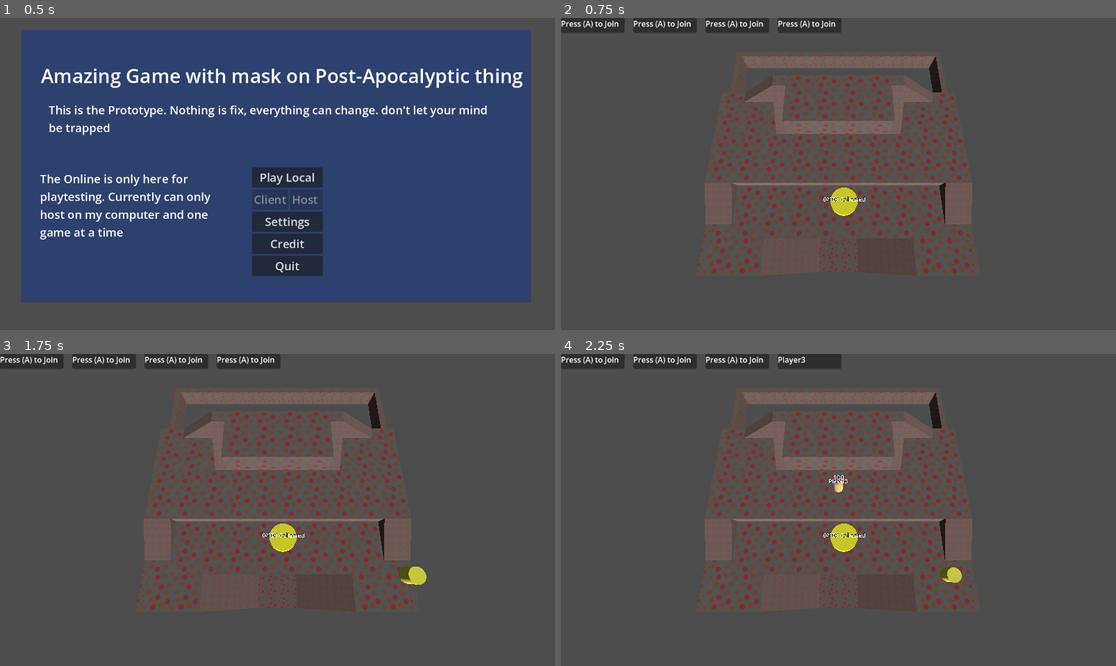
Above: before the commit, frames 1-4 (two rows, left to right).
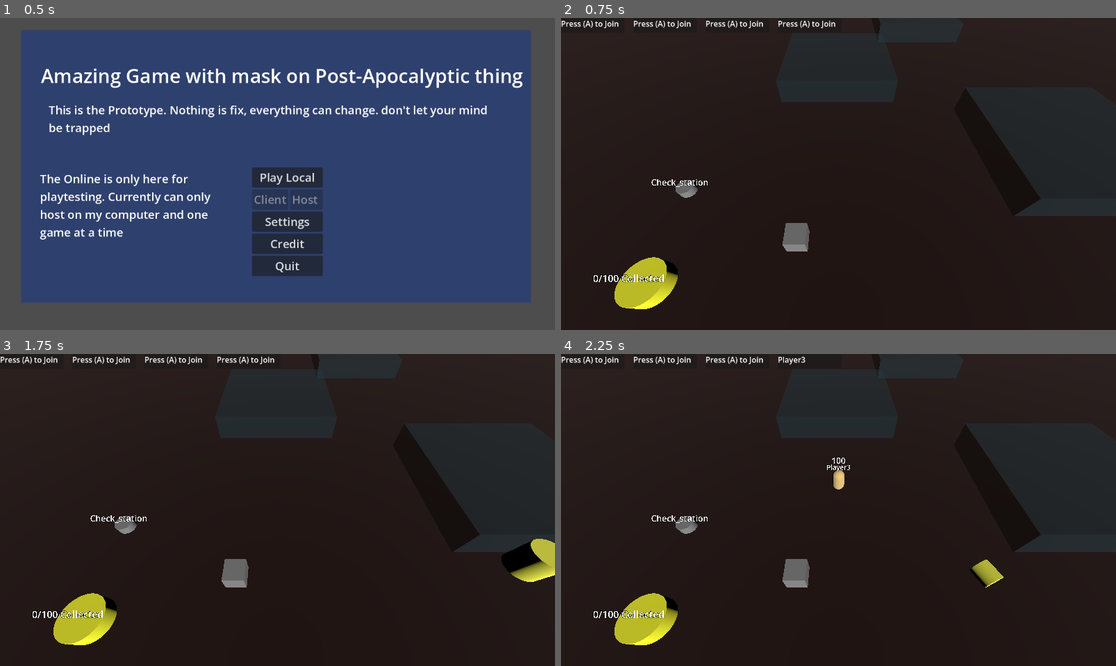
Above: after the commit, the same moments.

Repository: icvara/GGJ26
Game: Godot game, scene res://Menu/Landing_menu.tscn
The game is run twice, just before and just after one commit, with the same random seed, the same clock (stepped at 60 frames per second) and the same inputs.
Inputs:
- Up to frame 1 (0.5 s): no input
- Up to frame 2 (0.75 s): click "Play Local" at 0.5 s
- Up to frame 3 (1.75 s): tap A (move_left) at 1.25 s; hold D (move_right) from 1.28 s (still down); tap Space (action, bound only after the commit) at 1.35 s
- Up to frame 4 (2.25 s): tap A (move_left) at 2 s; release D (move_right) at 2.03 s; hold S (move_down) from 2.03 s (still down); tap Enter (join_game) at 2.1 s

Frame 1 is identical in both runs. In frame 2, 97% of the frame differs, in the area x 0-100%, y 0-100%; in frame 3, 97%; in frame 4, 97%.

Commit message:
add fog, add action kill, add checkup status, change death

Diff:
--- a/godot-ggj-26/Infection/infection.gd
+++ b/godot-ggj-26/Infection/infection.gd
@@ -2,27 +2,26 @@
 
 var probability = 0.5
 var infection_state = 0
-var max_infection = 10
+var max_infection = 5
 
 var player: Node3D
 
 
 func _process(delta: float) -> void:
 	if player:
-		infection_state += delta
-		progress_infection()
-		if infection_state > max_infection:
-			player.Die()
+		if !player.isDead:
+			infection_state += delta
+			progress_infection()
+			if infection_state > max_infection:
+				player.Die()
 
 
 func infect_player(p):
-	if randf() < probability:
 		player = p
 		var mesh := player.get_node("MeshInstance3D")
 		var mat = mesh.get_active_material(0)
 		mat.albedo_color.g = 0
-		return true
-	return false
+
 
 func progress_infection():
 	var mesh := player.get_node("MeshInstance3D")
--- /dev/null
+++ b/godot-ggj-26/Maps/test_map.tscn
@@ -0,0 +1,22 @@
+[gd_scene format=3 uid="uid://c3tbtpdw4sfmm"]
+
+[sub_resource type="PlaneMesh" id="PlaneMesh_podvm"]
+size = Vector2(100, 100)
+
+[sub_resource type="StandardMaterial3D" id="StandardMaterial3D_nxrqf"]
+albedo_color = Color(0.14316583, 0.044463843, 0.00080540194, 1)
+
+[sub_resource type="ConcavePolygonShape3D" id="ConcavePolygonShape3D_podvm"]
+data = PackedVector3Array(50, 0, 50, -50, 0, 50, 50, 0, -50, -50, 0, 50, -50, 0, -50, 50, 0, -50)
+
+[node name="Test_map" type="Node3D" unique_id=595271426]
+
+[node name="StaticBody3D" type="StaticBody3D" parent="." unique_id=1349875023]
+
+[node name="MeshInstance3D" type="MeshInstance3D" parent="StaticBody3D" unique_id=1500568993]
+mesh = SubResource("PlaneMesh_podvm")
+skeleton = NodePath("../..")
+surface_material_override/0 = SubResource("StandardMaterial3D_nxrqf")
+
+[node name="CollisionShape3D" type="CollisionShape3D" parent="StaticBody3D" unique_id=1238052260]
+shape = SubResource("ConcavePolygonShape3D_podvm")
--- a/godot-ggj-26/Maps/world_map_v_2.tscn
+++ b/godot-ggj-26/Maps/world_map_v_2.tscn
@@ -135,6 +135,14 @@
 [sub_resource type="ConcavePolygonShape3D" id="ConcavePolygonShape3D_105xe"]
 data = PackedVector3Array(-15, 5, 0.5, 15, 5, 0.5, -15, -5, 0.5, 15, 5, 0.5, 15, -5, 0.5, -15, -5, 0.5, 15, 5, -0.5, -1 …(392 unchanged characters)…
 
+[sub_resource type="Sky" id="Sky_ykeeq"]
+
+[sub_resource type="Environment" id="Environment_apte6"]
+sky = SubResource("Sky_ykeeq")
+ambient_light_color = Color(2.4065375e-07, 0, 0.60809505, 1)
+ambient_light_energy = 5.0
+volumetric_fog_enabled = true
+
 [node name="World_map_v2" type="Node3D" unique_id=1930803997]
 
 [node name="Ground" type="Node3D" parent="." unique_id=1267887516]
@@ -381,3 +389,6 @@
 
 [node name="CollisionShape3D" type="CollisionShape3D" parent="Invisible_walls/MeshInstance3D3/StaticBody3D" unique_id=89851222]
 shape = SubResource("ConcavePolygonShape3D_105xe")
+
+[node name="WorldEnvironment" type="WorldEnvironment" parent="." unique_id=874039549]
+environment = SubResource("Environment_apte6")
--- a/godot-ggj-26/Player/player.gd
+++ b/godot-ggj-26/Player/player.gd
@@ -8,6 +8,8 @@
 
 var head_pos = Vector3(0.,1.,0.)
 var item_collected = 0
+
+var isDead = false
 
 var current_HP = 100
 var max_HP = 100
@@ -25,61 +27,79 @@
 	#item_collected = randi_range(1,10)
 
 func _process(delta: float) -> void:
-	if not is_on_floor():
-		velocity.y -= gravity * delta
+	if !isDead:
+		if not is_on_floor():
+			velocity.y -= gravity * delta
 
-	move_and_slide()
-	'timer += delta
-	if timer > 0.2:
-		timer = 0
-		if mask_equipped == null:
-			current_HP -= 1
-			$DebugLabel.text = str(current_HP)
-		else:
-			current_HP = clamp(current_HP + 1, 0, max_HP)
-			$DebugLabel.text = str(current_HP)'
+		move_and_slide()
+		'timer += delta
+		if timer > 0.2:
+			timer = 0
+			if mask_equipped == null:
+				current_HP -= 1
+				$DebugLabel.text = str(current_HP)
+			else:
+				current_HP = clamp(current_HP + 1, 0, max_HP)
+				$DebugLabel.text = str(current_HP)'
 
 
-	if current_HP <= 0 :
-			Die()
+		if current_HP <= 0 :
+				Die()
 
 func _physics_process(delta):
-	var direction = Vector3()
+	if !isDead:
+		var direction = Vector3()
 
 
-	direction = Vector3(Input.get_joy_axis(playerID, JOY_AXIS_LEFT_X),0,Input.get_joy_axis(playerID, JOY_AXIS_LEFT_Y))
-	if direction.x <0.6 and direction.x > -0.6:
-		direction.x = 0
-	if direction.z <0.6 and direction.z > -0.6:
-		direction.z = 0
+		direction = Vector3(Input.get_joy_axis(playerID, JOY_AXIS_LEFT_X),0,Input.get_joy_axis(playerID, JOY_AXIS_LEFT_Y))
+		if direction.x <0.6 and direction.x > -0.6:
+			direction.x = 0
+		if direction.z <0.6 and direction.z > -0.6:
+			direction.z = 0
 
-	if playerID == 3:
-		#direction = Vector3()
+		if Input.is_joy_button_pressed(playerID, 0):
+			DoAction()
 
-		if Input.is_action_pressed("move_down"):
-			direction.z = 1
-		if Input.is_action_pressed("move_up"):
-			direction.z = -1
-		if Input.is_action_pressed("move_left"):
-			direction.x = -1
-		if Input.is_action_pressed("move_right"):
-			direction.x = 1
-	#if input_vector.length() > 0:
-		#input_vector = input_vector.normalized()
-	print(playerID)
-	print(direction)
-	#var direction = Vector2(input_vector.x, input_vector.y)
-	velocity.x = direction.x * speed
-	velocity.z = direction.z * speed
 
-	move_and_slide()
+		if playerID == 3: #TEMP KEYBOARD CONTROL
+			#direction = Vector3()
+			if Input.is_action_just_pressed("action"):
+				DoAction()
 
-	if mask_equipped:
-		mask_equipped.global_position = global_position + head_pos
+			if Input.is_action_pressed("move_down"):
+				direction.z = 1
+			if Input.is_action_pressed("move_up"):
+				direction.z = -1
+			if Input.is_action_pressed("move_left"):
+				direction.x = -1
+			if Input.is_action_pressed("move_right"):
+				direction.x = 1
+		#if input_vector.length() > 0:
+			#input_vector = input_vector.normalized()
+
+		#var direction = Vector2(input_vector.x, input_vector.y)
+		velocity.x = direction.x * speed
+		velocity.z = direction.z * speed
+		if direction != Vector3(0,0,0):
+			$Action_Area.look_at($Action_Area.global_position + Vector3(direction.z,0,-direction.x),Vector3.UP)
+		move_and_slide()
+
+		if mask_equipped:
+				mask_equipped.global_position = global_position + head_pos
 
 func Die():
 	player_has_died.emit(playerID)
-	queue_free()
+	rotate_z(deg_to_rad(90))
+	if has_node("infection"):
+		$DebugLabel.text = str("was INFECTED")
+	else:
+		$DebugLabel.text = str("NOT INFECTED")
+	$DebugLabel.rotate_z(deg_to_rad(-90))
+	$DebugLabel.position = Vector3(0,2.1,-3)
+
+	$Label3D_playername.hide()
+
+	isDead = true
 
 func collect_item():
 	item_collected += 1
@@ -95,7 +115,24 @@
 
 
 func _on_area_3d_body_entered(body: Node3D) -> void:
-	if body.is_in_group("players"):
-		if body.mask_equipped != null and body.mask_timer_finished:
-			put_on_mask(body.mask_equipped)
-			body.mask_equipped = null
+	if !isDead:
+		if body.is_in_group("players"):
+			if body.mask_equipped != null and body.mask_timer_finished:
+				put_on_mask(body.mask_equipped)
+				body.mask_equipped = null
+		if body.is_in_group("item"):
+			collect_item()
+			body.queue_free()
+
+
+func DoAction():
+	$Action_Area.show()
+	$Action_Area.monitoring = true
+	await get_tree().create_timer(.2).timeout
+	$Action_Area.monitoring = false
+	$Action_Area.hide()
+
+func _on_action_area_body_entered(body: Node3D) -> void:
+	if body.is_in_group("players") and body != self:
+		if !body.isDead:
+			body.Die()
--- a/godot-ggj-26/Player/player.tscn
+++ b/godot-ggj-26/Player/player.tscn
@@ -25,34 +25,52 @@
 properties/2/spawn = true
 properties/2/replication_mode = 1
 
-[node name="Player" type="CharacterBody3D" groups=["players"]]
+[sub_resource type="BoxMesh" id="BoxMesh_l8h54"]
+
+[sub_resource type="ConcavePolygonShape3D" id="ConcavePolygonShape3D_4ntmi"]
+data = PackedVector3Array(-0.5, 0.5, 0.5, 0.5, 0.5, 0.5, -0.5, -0.5, 0.5, 0.5, 0.5, 0.5, 0.5, -0.5, 0.5, -0.5, -0.5, 0.5, 0.5, 0.5, -0.5, -0.5, 0.5, -0.5, 0.5, -0.5, -0.5, -0.5, 0.5, -0.5, -0.5, -0.5, -0.5, 0.5, -0.5, -0.5, 0.5, 0.5, 0.5, 0.5, 0.5, -0.5, 0.5, -0.5, 0.5, 0.5, 0.5, -0.5, 0.5, -0.5, -0.5, 0.5, -0.5, 0.5, -0.5, 0.5, -0.5, -0.5, 0.5, 0.5, -0.5, -0.5, -0.5, -0.5, 0.5, 0.5, -0.5, -0.5, 0.5, -0.5, -0.5, -0.5, 0.5, 0.5, 0.5, -0.5, 0.5, 0.5, 0.5, 0.5, -0.5, -0.5, 0.5, 0.5, -0.5, 0.5, -0.5, 0.5, 0.5, -0.5, -0.5, -0.5, 0.5, 0.5, -0.5, 0.5, -0.5, -0.5, -0.5, 0.5, -0.5, 0.5, 0.5, -0.5, -0.5, -0.5, -0.5, -0.5)
+
+[node name="Player" type="CharacterBody3D" unique_id=525935651 groups=["players"]]
 transform = Transform3D(0.7, 0, 0, 0, 0.7, 0, 0, 0, 0.7, 0, 0, 0)
 script = ExtResource("1_l8h54")
 
-[node name="CollisionShape3D" type="CollisionShape3D" parent="."]
+[node name="CollisionShape3D" type="CollisionShape3D" parent="." unique_id=1456121082]
 shape = SubResource("CapsuleShape3D_hvfyp")
 
-[node name="MeshInstance3D" type="MeshInstance3D" parent="."]
+[node name="MeshInstance3D" type="MeshInstance3D" parent="." unique_id=1790792711]
 mesh = SubResource("CapsuleMesh_4ntmi")
 
-[node name="Area3D" type="Area3D" parent="."]
+[node name="Area3D" type="Area3D" parent="." unique_id=1622977870]
 
-[node name="CollisionShape3D" type="CollisionShape3D" parent="Area3D"]
+[node name="CollisionShape3D" type="CollisionShape3D" parent="Area3D" unique_id=1003833894]
 shape = SubResource("CapsuleShape3D_l8h54")
 
-[node name="DebugLabel" type="Label3D" parent="."]
-transform = Transform3D(1, 0, 0, 0, 1, 0, 0, 0, 1, 0, 2.0605302, 0)
+[node name="DebugLabel" type="Label3D" parent="." unique_id=1303395951]
+transform = Transform3D(1, 0, 0, 0, 1, 0, 0, 0, 1, 0, 2.109378, 0)
 billboard = 1
 text = "100"
 font_size = 128
 
-[node name="Label3D_playername" type="Label3D" parent="."]
-transform = Transform3D(1, 0, 0, 0, 1, 0, 0, 0, 1, 0, 1.25, 0)
+[node name="Label3D_playername" type="Label3D" parent="." unique_id=1996485394]
+transform = Transform3D(1, 0, 0, 0, 1, 0, 0, 0, 1, 0, 1.4318974, 0)
 billboard = 1
 text = "Yes"
 font_size = 108
 
-[node name="MultiplayerSynchronizer" type="MultiplayerSynchronizer" parent="."]
+[node name="MultiplayerSynchronizer" type="MultiplayerSynchronizer" parent="." unique_id=1500141045]
 replication_config = SubResource("SceneReplicationConfig_l8h54")
 
+[node name="Action_Area" type="Area3D" parent="." unique_id=189341572]
+visible = false
+monitoring = false
+
+[node name="MeshInstance3D" type="MeshInstance3D" parent="Action_Area" unique_id=846960382]
+transform = Transform3D(1, 0, 0, 0, 1, 0, 0, 0, 1, 0.9546015, 0, 0)
+mesh = SubResource("BoxMesh_l8h54")
+
+[node name="CollisionShape3D2" type="CollisionShape3D" parent="Action_Area" unique_id=1807263588]
+transform = Transform3D(1, 0, 0, 0, 1, 0, 0, 0, 1, 0.9546015, 0, 0)
+shape = SubResource("ConcavePolygonShape3D_4ntmi")
+
 [connection signal="body_entered" from="Area3D" to="." method="_on_area_3d_body_entered"]
+[connection signal="body_entered" from="Action_Area" to="." method="_on_action_area_body_entered"]
--- a/godot-ggj-26/Player/player_manager.gd
+++ b/godot-ggj-26/Player/player_manager.gd
@@ -6,6 +6,7 @@
 signal newplayer_join(id)
 
 var player_status = [0,0,0,0]
+var infection_rate_at_spawn = 0.5
 
 func _physics_process(delta: float) -> void:
 	#if GlobalParameter.ishosting:
@@ -34,8 +35,9 @@
 
 
 func infect_player_manager(p):
-	var newinfection = infection.instantiate()
-	if newinfection.infect_player(p):
+	if randf() < infection_rate_at_spawn:
+		var newinfection = infection.instantiate()
+		newinfection.infect_player(p)
 		newinfection.name = "infection"
 		p.add_child(newinfection)
 
--- a/godot-ggj-26/Player/test_ground.tscn
+++ b/godot-ggj-26/Player/test_ground.tscn
@@ -5,7 +5,7 @@
 [ext_resource type="PackedScene" uid="uid://c1ieubwd83hes" path="res://Player/player_manager.tscn" id="2_ymuet"]
 [ext_resource type="PackedScene" uid="uid://ckkdp706fm4el" path="res://game_manager.tscn" id="4_cdq01"]
 [ext_resource type="PackedScene" uid="uid://bhc18o0uutig0" path="res://items/rn_gobject_on_map.tscn" id="5_dyjbg"]
-[ext_resource type="PackedScene" uid="uid://twa1n1gqieqd" path="res://Base/base.tscn" id="6_po2bm"]
+[ext_resource type="PackedScene" uid="uid://twa1n1gqieqd" path="res://station/Base/base.tscn" id="6_po2bm"]
 
 [sub_resource type="PlaneMesh" id="PlaneMesh_2sftl"]
 size = Vector2(100, 100)
--- a/godot-ggj-26/items/object.gd
+++ b/godot-ggj-26/items/object.gd
@@ -9,9 +9,3 @@
 # Called every frame. 'delta' is the elapsed time since the previous frame.
 func _process(delta: float) -> void:
 	pass
-
-
-func _on_area_3d_body_entered(body: Node3D) -> void:
-	if body.is_in_group("players"):
-		body.collect_item()
-		queue_free()
--- a/godot-ggj-26/items/object.tscn
+++ b/godot-ggj-26/items/object.tscn
@@ -20,7 +20,7 @@
 [node name="Object" type="Node3D" unique_id=1118360614]
 script = ExtResource("1_ol1fq")
 
-[node name="RigidBody3D" type="RigidBody3D" parent="." unique_id=689042725]
+[node name="RigidBody3D" type="RigidBody3D" parent="." unique_id=689042725 groups=["item"]]
 mass = 100.0
 physics_material_override = SubResource("PhysicsMaterial_ol1fq")
 gravity_scale = 10.0
--- a/godot-ggj-26/main_game.tscn
+++ b/godot-ggj-26/main_game.tscn
@@ -7,55 +7,58 @@
 [ext_resource type="PackedScene" uid="uid://btoc3r2cul1s5" path="res://Player/HUD.tscn" id="5_f52ns"]
 [ext_resource type="PackedScene" uid="uid://632f50g7ngck" path="res://Mask/mask.tscn" id="6_2pltu"]
 [ext_resource type="AudioStream" uid="uid://djql2g1r47nqw" path="res://Music/Atmosphere.wav" id="7_f52ns"]
-[ext_resource type="PackedScene" uid="uid://twa1n1gqieqd" path="res://Base/base.tscn" id="8_l5ukw"]
-[ext_resource type="PackedScene" path="res://Maps/world_map_v_2.tscn" id="9_mf81u"]
+[ext_resource type="PackedScene" uid="uid://twa1n1gqieqd" path="res://station/Base/base.tscn" id="8_l5ukw"]
 [ext_resource type="PackedScene" uid="uid://bhc18o0uutig0" path="res://items/rn_gobject_on_map.tscn" id="10_02kkc"]
+[ext_resource type="PackedScene" uid="uid://c3tbtpdw4sfmm" path="res://Maps/test_map.tscn" id="10_mf81u"]
+[ext_resource type="PackedScene" uid="uid://q5m2skpb4ndc" path="res://station/check_station/check_station.tscn" id="11_02kkc"]
+[ext_resource type="PackedScene" uid="uid://c7rbpekupu8hi" path="res://station/infection_fog.tscn" id="12_aomqu"]
 
-[sub_resource type="Sky" id="Sky_ykeeq"]
+[node name="Main_Game" type="Node3D" unique_id=1175042931]
 
-[sub_resource type="Environment" id="Environment_ihbon"]
-sky = SubResource("Sky_ykeeq")
-ambient_light_color = Color(2.4065375e-07, 0, 0.60809505, 1)
-ambient_light_energy = 5.0
-volumetric_fog_enabled = true
+[node name="Camera3D" type="Camera3D" parent="." unique_id=1410440018]
+transform = Transform3D(1, 0, 0, 0, 0.59698135, 0.8022552, 0, -0.8022552, 0.59698135, 0, 10.792818, 10.007245)
 
-[node name="Main_Game" type="Node3D"]
-
-[node name="WorldEnvironment" type="WorldEnvironment" parent="."]
-environment = SubResource("Environment_ihbon")
-
-[node name="Camera3D" type="Camera3D" parent="."]
-transform = Transform3D(1, 0, 0, 0, 0.28705966, 0.95791274, 0, -0.95791274, 0.28705966, 0, 17.482796, 7.250724)
-
-[node name="Game_manager" parent="." node_paths=PackedStringArray("player_mangement", "HUD", "BaseCamp") instance=ExtResource("3_dugkq")]
+[node name="Game_manager" parent="." unique_id=1721808062 node_paths=PackedStringArray("player_mangement", "HUD", "BaseCamp") instance=ExtResource("3_dugkq")]
 player_mangement = NodePath("../Player_manager")
 HUD = NodePath("../HUD")
 BaseCamp = NodePath("../Base")
 
-[node name="Player_manager" parent="." instance=ExtResource("4_2pltu")]
+[node name="Player_manager" parent="." unique_id=1889040666 instance=ExtResource("4_2pltu")]
 transform = Transform3D(1, 0, 0, 0, 1, 0, 0, 0, 1, 0, 3.7631774, 0)
 player_scene = ExtResource("2_yx7mw")
 infection = ExtResource("5_4srsv")
 
-[node name="HUD" parent="." instance=ExtResource("5_f52ns")]
+[node name="HUD" parent="." unique_id=1404177497 instance=ExtResource("5_f52ns")]
 
-[node name="DirectionalLight3D" type="DirectionalLight3D" parent="."]
+[node name="DirectionalLight3D" type="DirectionalLight3D" parent="." unique_id=1348228224]
 transform = Transform3D(0.7951772, 0.49415216, 0.3514353, -0.60637707, 0.64801025, 0.4608574, 0, -0.57956564, 0.81492555, 0, 0, 0)
 
-[node name="Mask" parent="." instance=ExtResource("6_2pltu")]
-transform = Transform3D(1, 0, 0, 0, 1, 0, 0, 0, 1, -6.261156, 1.2557755, 0)
+[node name="Mask" parent="." unique_id=520940036 instance=ExtResource("6_2pltu")]
+transform = Transform3D(1, 0, 0, 0, 1, 0, 0, 0, 1, -1.9739122, 1.2557755, 6.6683407)
 
-[node name="Atmosphere" type="AudioStreamPlayer" parent="."]
+[node name="Atmosphere" type="AudioStreamPlayer" parent="." unique_id=1606522218]
 stream = ExtResource("7_f52ns")
 volume_db = -5.0
 autoplay = true
 
-[node name="Base" parent="." instance=ExtResource("8_l5ukw")]
-transform = Transform3D(1, 0, 0, 0, 1, 0, 0, 0, 1, 0.41083288, 2.132377, 4.853577)
+[node name="Base" parent="." unique_id=1732238513 instance=ExtResource("8_l5ukw")]
+transform = Transform3D(1, 0, 0, 0, 1, 0, 0, 0, 1, -8.682478, 0.2909844, 8.443359)
 
-[node name="World_map_v2" parent="." instance=ExtResource("9_mf81u")]
-
-[node name="RNGobjectOnMap" parent="." instance=ExtResource("10_02kkc")]
+[node name="RNGobjectOnMap" parent="." unique_id=471875983 instance=ExtResource("10_02kkc")]
 transform = Transform3D(1, 0, 0, 0, 1, 0, 0, 0, 1, 0, 7, 2.5)
 grid_size = Vector3i(10, 1, 7)
 cell_size = 1.0
+
+[node name="Test_map" parent="." unique_id=595271426 instance=ExtResource("10_mf81u")]
+
+[node name="Check_station" parent="." unique_id=1748721446 instance=ExtResource("11_02kkc")]
+transform = Transform3D(1, 0, 0, 0, 1, 0, 0, 0, 1, -9.300762, 0, 3.28129)
+
+[node name="infection_fog" parent="." unique_id=1722321046 instance=ExtResource("12_aomqu")]
+transform = Transform3D(1, 0, 0, 0, 1, 0, 0, 0, 1, 15, 0, 0)
+
+[node name="infection_fog2" parent="." unique_id=812520803 instance=ExtResource("12_aomqu")]
+transform = Transform3D(1, 0, 0, 0, 1, 0, 0, 0, 1, -0.12125397, 0, -11.052289)
+
+[node name="infection_fog3" parent="." unique_id=1471282889 instance=ExtResource("12_aomqu")]
+transform = Transform3D(1, 0, 0, 0, 1, 0, 0, 0, 1, 10.04123, 0, -24.053265)
--- a/godot-ggj-26/project.godot
+++ b/godot-ggj-26/project.godot
@@ -50,3 +50,8 @@
 "events": [Object(InputEventKey,"resource_local_to_scene":false,"resource_name":"","device":-1,"window_id":0,"alt_press …(195 unchanged characters)…
 ]
 }
+action={
+"deadzone": 0.2,
+"events": [Object(InputEventKey,"resource_local_to_scene":false,"resource_name":"","device":-1,"window_id":0,"alt_pressed":false,"shift_pressed":false,"ctrl_pressed":false,"meta_pressed":false,"pressed":false,"keycode":0,"physical_keycode":32,"key_label":0,"unicode":32,"location":0,"echo":false,"script":null)
+]
+}
--- a/godot-ggj-26/Base/base.tscn
+++ b/godot-ggj-26/station/Base/base.tscn
@@ -1,6 +1,6 @@
 [gd_scene format=3 uid="uid://twa1n1gqieqd"]
 
-[ext_resource type="Script" uid="uid://bbntriivxk8ll" path="res://Base/base.gd" id="1_u1x2a"]
+[ext_resource type="Script" uid="uid://bbntriivxk8ll" path="res://station/Base/base.gd" id="1_u1x2a"]
 
 [sub_resource type="StandardMaterial3D" id="StandardMaterial3D_n5f2c"]
 albedo_color = Color(1, 1, 0.1764706, 1)
--- /dev/null
+++ b/godot-ggj-26/station/check_station/check_station.gd
@@ -0,0 +1,22 @@
+extends Node3D
+
+
+# Called when the node enters the scene tree for the first time.
+func _ready() -> void:
+	pass # Replace with function body.
+
+
+# Called every frame. 'delta' is the elapsed time since the previous frame.
+func _process(delta: float) -> void:
+	pass
+
+
+func _on_area_3d_body_entered(body: Node3D) -> void:
+	if body.is_in_group("players"):
+		$Label3D_output.show()
+		if body.has_node("infection"):
+			$Label3D_output.text = str("Infected")
+		else:
+			$Label3D_output.text = str("Non Infected")
+		await get_tree().create_timer(1).timeout
+		$Label3D_output.hide()
--- /dev/null
+++ b/godot-ggj-26/station/check_station/check_station.tscn
@@ -0,0 +1,35 @@
+[gd_scene format=3 uid="uid://q5m2skpb4ndc"]
+
+[ext_resource type="Script" uid="uid://b6sldahrxgwdw" path="res://station/check_station/check_station.gd" id="1_qavub"]
+
+[sub_resource type="CylinderMesh" id="CylinderMesh_d4x0b"]
+height = 1.0
+
+[sub_resource type="CylinderShape3D" id="CylinderShape3D_3i6m4"]
+radius = 0.8
+
+[node name="Check_station" type="Node3D" unique_id=1748721446]
+script = ExtResource("1_qavub")
+
+[node name="MeshInstance3D" type="MeshInstance3D" parent="." unique_id=1497308383]
+mesh = SubResource("CylinderMesh_d4x0b")
+
+[node name="Label3D" type="Label3D" parent="." unique_id=1779890947]
+transform = Transform3D(1, 0, 0, 0, 1, 0, 0, 0, 1, 0, 0.9554415, 0)
+billboard = 1
+text = "Check_station"
+font_size = 100
+
+[node name="Label3D_output" type="Label3D" parent="." unique_id=831875135]
+transform = Transform3D(1, 0, 0, 0, 1, 0, 0, 0, 1, 0, 1.4391694, 0)
+visible = false
+billboard = 1
+text = "Infected"
+font_size = 100
+
+[node name="Area3D" type="Area3D" parent="." unique_id=315088486]
+
+[node name="CollisionShape3D" type="CollisionShape3D" parent="Area3D" unique_id=1809793063]
+shape = SubResource("CylinderShape3D_3i6m4")
+
+[connection signal="body_entered" from="Area3D" to="." method="_on_area_3d_body_entered"]
--- /dev/null
+++ b/godot-ggj-26/station/infection_fog.gd
@@ -0,0 +1,36 @@
+extends Node3D
+
+
+@export var infection_scene : PackedScene
+
+var players_in_fog = []
+var infection_rate = 0.5
+var timer = 1
+
+
+func _process(delta: float) -> void:
+	timer -= delta
+	if timer <= 0:
+		for p in players_in_fog:
+			fog_infection_of_player(p)
+		timer = randf_range(0.,2.) #Maybe do a curve random here
+	pass
+
+
+func fog_infection_of_player(p):
+	if randf() < infection_rate:
+		if !p.mask_equipped:
+			var newinfection = infection_scene.instantiate()
+			newinfection.infect_player(p)
+			newinfection.name = "infection"
+			p.add_child(newinfection)
+
+func _on_area_3d_body_entered(body: Node3D) -> void:
+	if body.is_in_group("players"):
+		players_in_fog.append(body)
+
+
+func _on_area_3d_body_exited(body: Node3D) -> void:
+	if body.is_in_group("players"):
+		if players_in_fog.has(body):
+			players_in_fog.erase(body)
--- /dev/null
+++ b/godot-ggj-26/station/infection_fog.tscn
@@ -0,0 +1,30 @@
+[gd_scene format=3 uid="uid://c7rbpekupu8hi"]
+
+[ext_resource type="Script" uid="uid://dl27vp6xna3co" path="res://station/infection_fog.gd" id="1_4s5t5"]
+[ext_resource type="PackedScene" uid="uid://65rtgrnax6qc" path="res://Infection/infection.tscn" id="2_26cwi"]
+
+[sub_resource type="ConcavePolygonShape3D" id="ConcavePolygonShape3D_i0gp8"]
+data = PackedVector3Array(-5, 0.5, 5, 5, 0.5, 5, -5, -0.5, 5, 5, 0.5, 5, 5, -0.5, 5, -5, -0.5, 5, 5, 0.5, -5, -5, 0.5, -5, 5, -0.5, -5, -5, 0.5, -5, -5, -0.5, -5, 5, -0.5, -5, 5, 0.5, 5, 5, 0.5, -5, 5, -0.5, 5, 5, 0.5, -5, 5, -0.5, -5, 5, -0.5, 5, -5, 0.5, -5, -5, 0.5, 5, -5, -0.5, -5, -5, 0.5, 5, -5, -0.5, 5, -5, -0.5, -5, 5, 0.5, 5, -5, 0.5, 5, 5, 0.5, -5, -5, 0.5, 5, -5, 0.5, -5, 5, 0.5, -5, -5, -0.5, 5, 5, -0.5, 5, -5, -0.5, -5, 5, -0.5, 5, 5, -0.5, -5, -5, -0.5, -5)
+
+[sub_resource type="StandardMaterial3D" id="StandardMaterial3D_4s5t5"]
+transparency = 1
+albedo_color = Color(0.10980392, 0.2784314, 0.33333334, 0.3764706)
+
+[sub_resource type="BoxMesh" id="BoxMesh_26cwi"]
+material = SubResource("StandardMaterial3D_4s5t5")
+size = Vector3(10, 4, 10)
+
+[node name="infection_fog" type="Node3D" unique_id=1722321046]
+script = ExtResource("1_4s5t5")
+infection_scene = ExtResource("2_26cwi")
+
+[node name="Area3D" type="Area3D" parent="." unique_id=1855207783]
+
+[node name="CollisionShape3D2" type="CollisionShape3D" parent="Area3D" unique_id=1979383482]
+shape = SubResource("ConcavePolygonShape3D_i0gp8")
+
+[node name="MeshInstance3D" type="MeshInstance3D" parent="." unique_id=1930382854]
+mesh = SubResource("BoxMesh_26cwi")
+
+[connection signal="body_entered" from="Area3D" to="." method="_on_area_3d_body_entered"]
+[connection signal="body_exited" from="Area3D" to="." method="_on_area_3d_body_exited"]
Not shown: 1 places in godot-ggj-26/Maps/world_map_v_2.tscn that only renumber resources
Not shown: 1 places in godot-ggj-26/Player/player.tscn that only renumber resources
Not shown: 1 places in godot-ggj-26/main_game.tscn that only renumber resources
Renamed: godot-ggj-26/Base/base.gd -> godot-ggj-26/station/Base/base.gd
Renamed: godot-ggj-26/Base/base.gd.uid -> godot-ggj-26/station/Base/base.gd.uid
Not shown, added: godot-ggj-26/station/check_station/check_station.gd.uid
Not shown, added: godot-ggj-26/station/infection_fog.gd.uid
